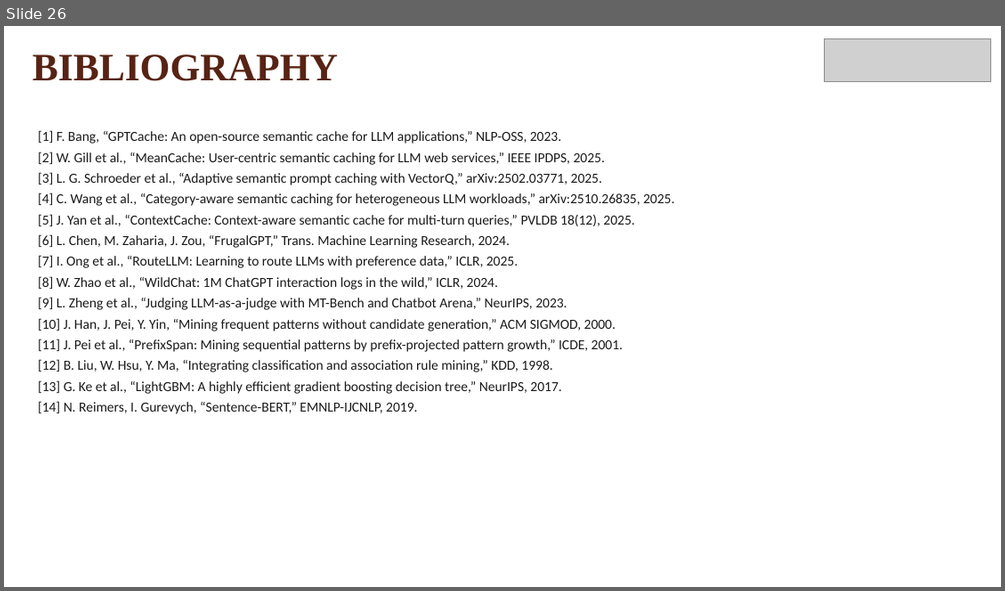
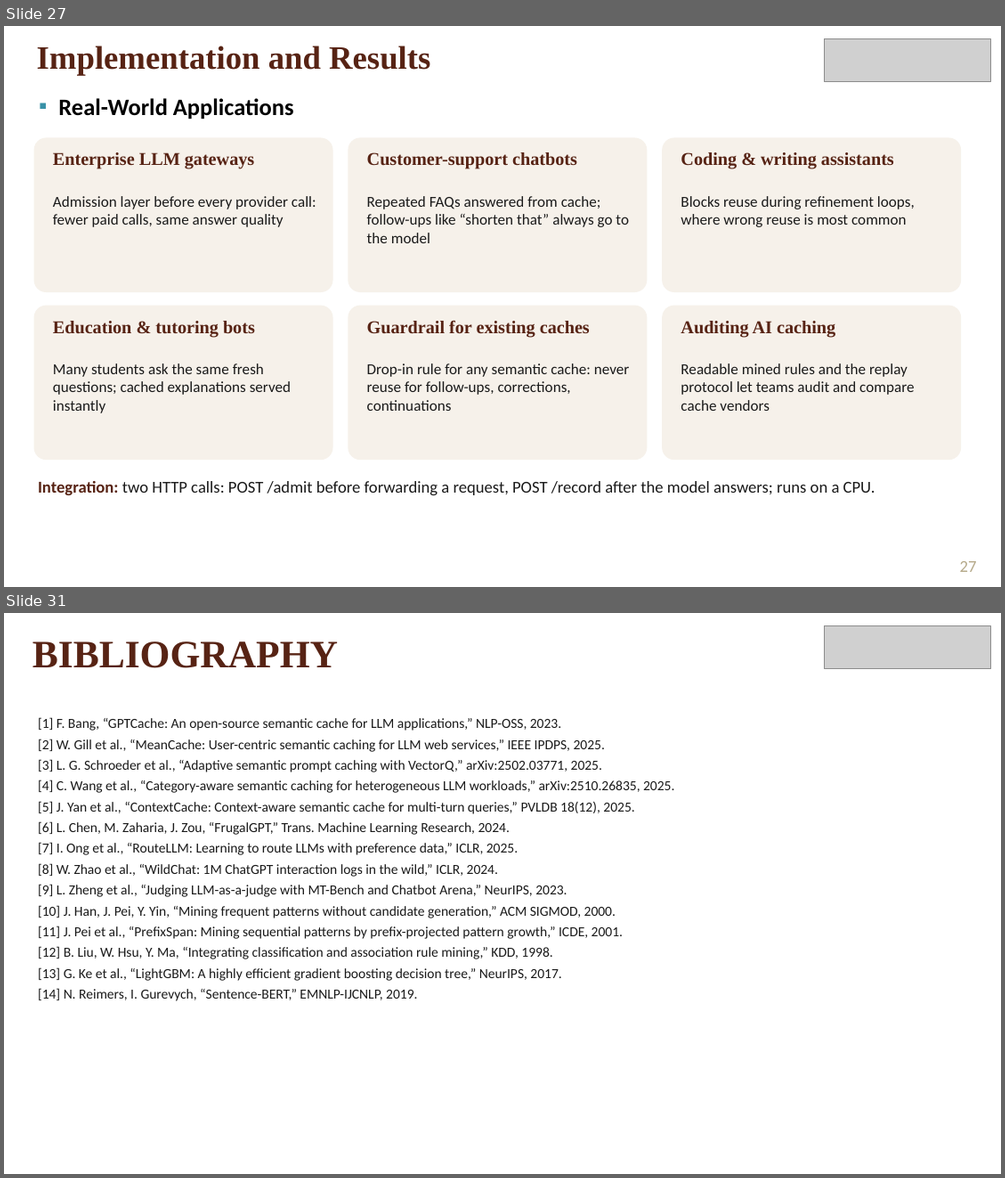
Before and after one commit to arnnnavvvvv/llm-cache-pattern-mining, a slide deck: report/Final_Review_Presentation.pptx. Shown one above the other, each under a label of ours: slide 26 before the commit, slides 27 and 31 after it; the slides between them are not shown. The pictures are 1005x591 and 1005x1178 pixels, drawn with LibreOffice and Linux fonts; fonts in the diff are those of the drawing; grey boxes stand for pictures; background and template pictures are left out. Boxes give left, top, right and bottom in pixels: in the first picture for what was removed or moved away, otherwise in the second. Text is boxed around its words. In the diff, an @@ line names an element or a change of style, - is before the commit and + after.

Commit message:
rubric-aligned final review: novelty, standards, applications, savings, objectives met

```diff
--- a/report/Final_Review_Presentation.pptx
+++ b/report/Final_Review_Presentation.pptx
@@ slide 27 added at <box>4,26,1001,587</box>, background #FFFFFF; not listed: 1 template element that a slide beside it also shows @@
@@ text added at <box>37,46,430,75</box>, 23.6 pt, text #572314, bold @@
+Implementation and Results
@@ picture added at <box>825,39,991,81</box> @@
@@ text added at <box>58,98,294,119</box>, 17 pt, text #000000, bold @@
+▪ Real-World Applications
@@ rounded rectangle added at <box>34,137,333,292</box>, fill #F6F1EA @@
@@ text added at <box>53,152,254,169</box>, 13 pt, text #572314, bold @@
+Enterprise LLM gateways
@@ rounded rectangle added at <box>348,137,647,292</box>, fill #F6F1EA @@
@@ text added at <box>367,152,577,169</box>, 13 pt, text #572314, bold @@
+Customer-support chatbots
@@ rounded rectangle added at <box>662,137,961,292</box>, fill #F6F1EA @@
@@ text added at <box>680,152,894,169</box>, 13 pt, text #572314, bold @@
+Coding & writing assistants
@@ text added at <box>53,196,316,227</box>, 11 pt, text #1A1A1A @@
+Admission layer before every provider call: fewer paid calls, same answer quality
@@ text added at <box>367,196,629,243</box>, 11 pt, text #1A1A1A @@
+Repeated FAQs answered from cache; follow-ups like “shorten that” always go to the model
@@ text added at <box>680,196,914,227</box>, 11 pt, text #1A1A1A @@
+Blocks reuse during refinement loops, where wrong reuse is most common
@@ rounded rectangle added at <box>34,305,333,459</box>, fill #F6F1EA @@
@@ rounded rectangle added at <box>348,305,647,459</box>, fill #F6F1EA @@
@@ rounded rectangle added at <box>662,305,961,459</box>, fill #F6F1EA @@
@@ text added at <box>53,321,255,337</box>, 13 pt, text #572314, bold @@
+Education & tutoring bots
@@ text added at <box>367,320,590,337</box>, 13 pt, text #572314, bold @@
+Guardrail for existing caches
@@ text added at <box>680,321,835,337</box>, 13 pt, text #572314, bold @@
+Auditing AI caching
@@ text added at <box>53,363,291,413</box>, 11 pt, text #1A1A1A @@
+Many students ask the same fresh questions; cached explanations served instantly
@@ text added at <box>367,363,630,410</box>, 11 pt, text #1A1A1A @@
+Drop-in rule for any semantic cache: never reuse for follow-ups, corrections, continuations
@@ text added at <box>680,363,914,410</box>, 11 pt, text #1A1A1A @@
+Readable mined rules and the replay protocol let teams audit and compare cache vendors
@@ text added at <box>38,481,875,495</box>, 12 pt, text #1A1A1A @@
+Integration: two HTTP calls: POST /admit before forwarding a request, POST /record after the model answers; runs on a CPU.
@@ page number added at <box>960,561,977,572</box>, 12 pt, text #B5A989 @@
+27
@@ what was slide 26 is now slide 31 @@
```
Also in this commit, not shown: 2 slides changed, 4 other slides added, 6 other files.
